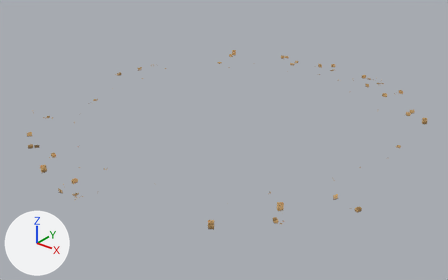
Two versions of the glTF model assets/env/world-crates.glb, one commit apart.
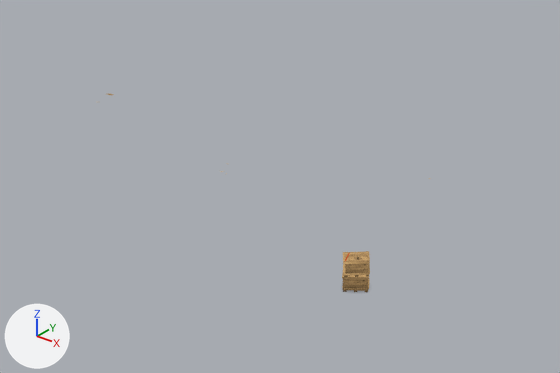
The first picture shows the older version from a 50 mm lens placed at (84.5, -107.7, 60.1), pointed at (0.9, -3.2, -4.6). The close-ups show the older and then the newer version on the part from 29% to 58% of the width and 58% to 89% of the height of that picture. Only the edits that show in the close-ups are written down. The axes (+X, +Y, +Z) are drawn at lower left. The lights are the same throughout. Vertices at exactly the same position are counted once.

Names of what the first close-up shows: 'crates#4_6'.
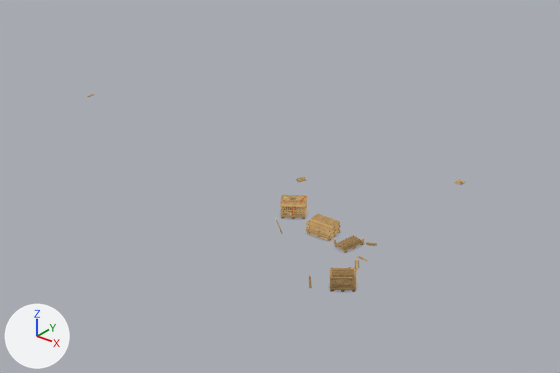
Boxes (x1, y1, x2, y2) around the edits, measured in the close-ups (560 x 373 px; the box of a moved part takes in the faces that stretch with it):
```json
{"object": "crates#4_6", "change": "reshaped", "before": [342, 251, 370, 292], "after": [309, 235, 377, 292], "on screen": "138% wider, 38% taller"}
{"object": "crates#3_6", "change": "added", "after": [275, 195, 340, 241], "on screen": "orange"}
{"part": 1, "of": "me_crates_4_6", "change": "moved or reshaped", "before": [344, 279, 367, 289], "after": [331, 268, 355, 288]}
{"part": 2, "of": "me_crates_4_6", "change": "moved or reshaped", "before": [344, 288, 367, 290], "after": [332, 288, 354, 290]}
{"part": 3, "of": "me_crates_4_6", "change": "moved or reshaped", "before": [344, 278, 367, 280], "after": [332, 277, 354, 279]}
{"part": 4, "of": "me_crates_4_6", "change": "deleted", "before": [342, 251, 370, 279], "on screen": "brown"}
{"part": 5, "of": "me_crates_4_6", "change": "added", "after": [326, 235, 377, 253]}
{"part": 6, "of": "me_crates_4_6", "change": "added", "after": [342, 256, 368, 279]}
```

The change, as JSON lines over the scene's bpy script:
```json
{"block": "me_crates_4_6", "where": "# used by ob_crates_4_6; location = (0.0, 0.0, 0.0)"}
{"op": "remove", "block": "me_crates_4_6", "code": "me_crates_4_6.from_pydata(...)  # 430 vertices, 660 faces; spans x 25.9..27.54, y -39.86..-38.15, z 0.0..1.44"}
{"op": "add", "block": "me_crates_4_6", "code": "me_crates_4_6.from_pydata(...)  # 334 vertices, 496 faces; spans x 23.96..27.1, y -40.64..-36.38, z 0.0..0.78"}
{"block": "me_crates_4_6", "change": "me_crates_4_6 part 1: the loose piece of 24 vertices spanning x 26.33..27.48, y -39.81..-38.72, z 0.11..0.66 is turned 1.3 degrees about the z axis through its middle, then moved by (-0.42, -0.28, 0.0)"}
{"block": "me_crates_4_6", "change": "me_crates_4_6 part 2: the loose piece of 8 vertices spanning x 26.75..27.46, y -39.8..-39.27, z 0.11..0.17 is moved by (-0.41, -0.28, 0.0)"}
{"block": "me_crates_4_6", "change": "me_crates_4_6 part 3: the loose piece of 8 vertices spanning x 26.75..27.46, y -39.8..-39.27, z 0.61..0.66 is moved by (-0.41, -0.28, 0.0)"}
{"block": "me_crates_4_6", "change": "me_crates_4_6 part 4: 20 loose pieces with 218 vertices, spanning x 25.9..27.54, y -39.86..-38.15, z 0.0..1.44, are deleted"}
{"block": "me_crates_4_6", "change": "me_crates_4_6 part 5: 66 vertices added at x 23.96..25.64, y -37.67..-36.38, z 0.0..0.36"}
{"block": "me_crates_4_6", "change": "me_crates_4_6 part 6: 42 vertices added at x 25.31..26.54, y -38.77..-37.49, z 0.0..0.02"}
{"block": "me_crates_4_6", "change": "other edits to the shape of me_crates_4_6 do not show in these pictures"}
{"op": "add", "block": "me_crates_3_6", "code": ["me_crates_3_6 = bpy.data.meshes.new('crates#3_6')", "me_crates_3_6.from_pydata(...)  # 886 vertices, 1192 faces; spans x 20.89..23.99, y -38.32..-36.18, z 0.0..0.8", "me_crates_3_6.materials.append(mat_crates)"]}
{"op": "add", "block": "ob_crates_3_6", "code": ["ob_crates_3_6 = bpy.data.objects.new('crates#3_6', me_crates_3_6)", "ob_crates_3_6.location = (0.0, 0.0, 0.0)"]}
```
